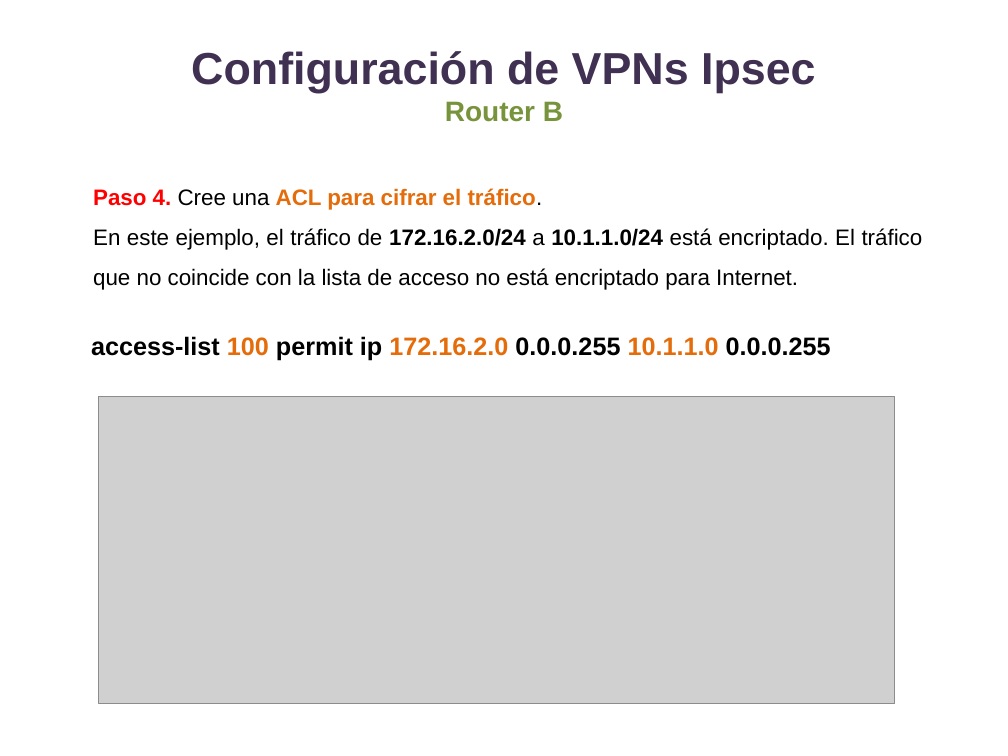
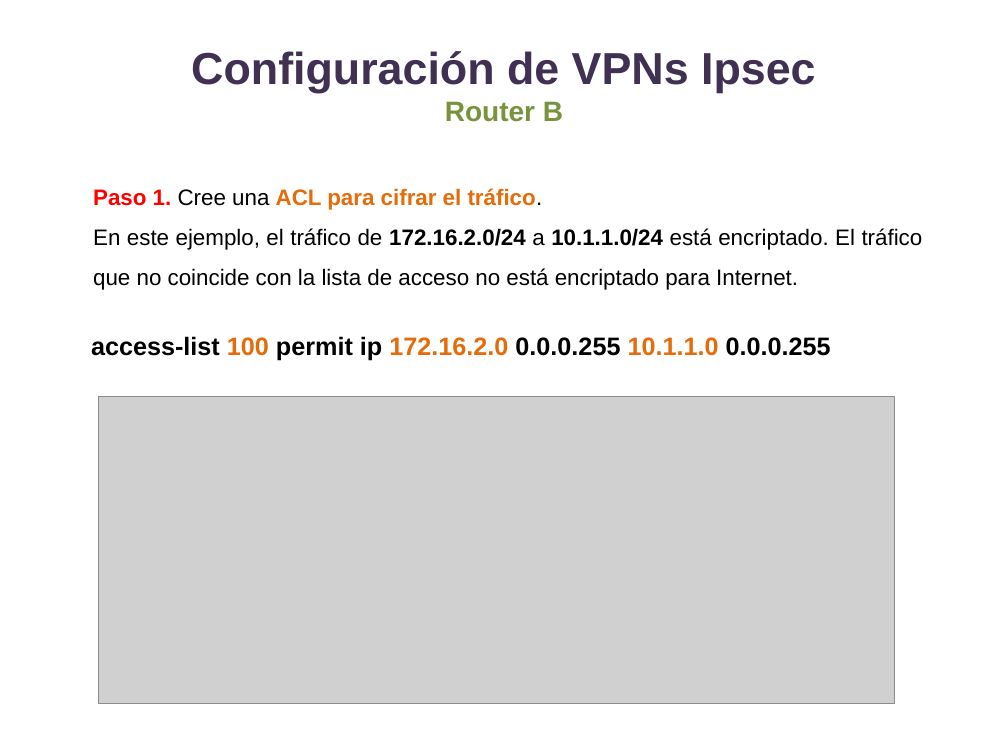
Before and after one commit to lizetheP/WAN, a slide deck: slide 12 of Calendario/Presentaciones/7_2_VPNs_IPsec.pptx (slide 15 before the commit). Drawn at 1008x756 pixels with LibreOffice and Linux fonts; fonts in the diff are those of the drawing; grey boxes stand for pictures. Boxes give left, top, right and bottom in pixels: in the first picture for what was removed or moved away, otherwise in the second. Text is boxed around its words. In the diff, an @@ line names an element or a change of style, - is before the commit and + after.

```diff
--- a/Calendario/Presentaciones/7_2_VPNs_IPsec.pptx
+++ b/Calendario/Presentaciones/7_2_VPNs_IPsec.pptx
@@ text at <box>93,188,543,210</box>: text changed @@
-Paso 4. Cree una ACL para cifrar el tráfico.
+Paso 1. Cree una ACL para cifrar el tráfico.
```
Also in this commit, not shown: 5 other slides changed.
